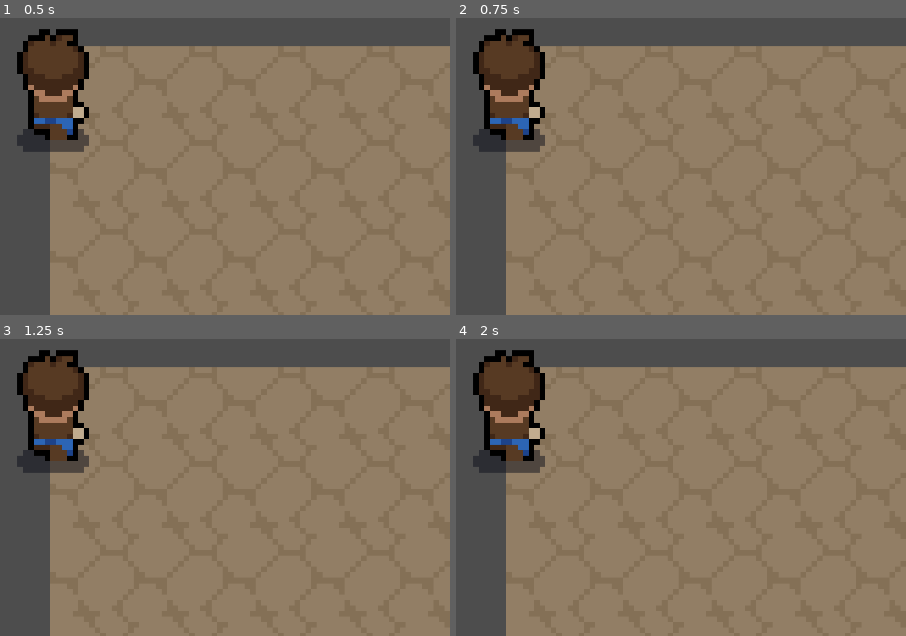
Above: before the commit, frames 1-4 (two rows, left to right).
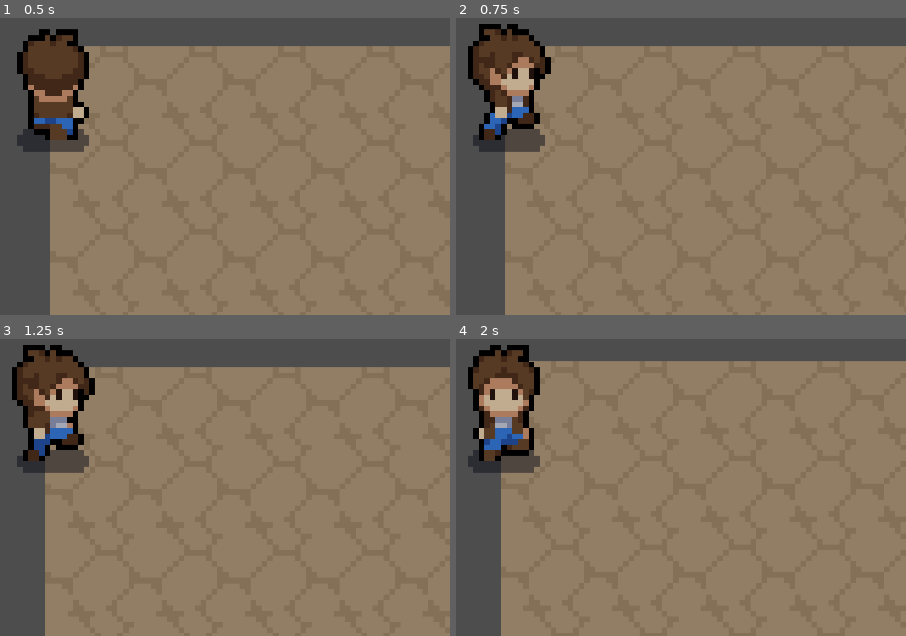
Above: after the commit, the same moments.

Repository: Cowelist/Sosse-sompen
Game: Godot game, scene res://Scene/Characters/Main_player/tesmap.tscn
The game is run twice, just before and just after one commit, with the same random seed, the same clock (stepped at 60 frames per second) and the same inputs.
Inputs:
- Up to frame 1 (0.5 s): no input
- Up to frame 2 (0.75 s): tap Enter at 0.5 s; hold D (dir_Right) from 0.53 s (still down)
- Up to frame 3 (1.25 s): keep holding D (dir_Right)
- Up to frame 4 (2 s): release D (dir_Right) at 1.28 s; hold S (dir_Down) from 1.28 s (still down)

Frame 1 is identical in both runs. In frame 2, 3.5% of the frame differs, in the area x 2-22%, y 2-100%; in frame 3, 4.2%; in frame 4, 6.5%, in the area x 2-100%, y 2-100%.
Error before the commit: Parse Error: Expected expression after "or" operator. (res://Script/Character/Main_player/basic_player_mechanics.gd:32)

Commit message:
main player script
Har begynt med å lage en akselerasjon movment og endret litt på basic movment WASD. Det er nå færre if statment og ser litt bedre ut, men ellers ikke så mye annet endringer.

Diff:
--- a/Script/Character/Main_player/basic_player_mechanics.gd
+++ b/Script/Character/Main_player/basic_player_mechanics.gd
@@ -5,35 +5,49 @@
 
 var current_direction = "none"
 
+
 #Funksjonen er for spiller bevegelsen
 func _physics_process(delta):
 	var move_direction = Vector2.ZERO
+
 	const W_key = "dir_Up"
-	const A_key = "dir_Down"
+	const A_key = "dir_Left"
+	const S_key = "dir_Down"
+	const D_key = "dir_Right"
+	const WASD = [W_key, A_key, S_key, D_key]
 
+	var input_pressed = false
 
-	if Input.is_action_pressed("dir_Right"):
-		current_direction = "left"
-		play_anim(1)
-		move_direction.x += 1
-	elif Input.is_action_pressed("dir_Left"):
-		current_direction = "right"
-		play_anim(1)
-		move_direction.x -= 1
-	if Input.is_action_pressed("dir_Down"):
-		current_direction = "down"
-		play_anim(1)
-		move_direction.y += 1
-	elif Input.is_action_pressed("dir_Up"):
-		current_direction = "up"
-		play_anim(1)
-		move_direction.y -= 1
-
-	if Input.is_action_pressed("dir_Down" or )
-
-
-	velocity = Vector2(move_direction * speed)
-	move_and_slide()
+	for movment in WASD:
+		if Input.is_action_pressed(movment) and not input_pressed:
+			input_pressed = true
+			match movment:
+				W_key:
+					current_direction = "up"
+					play_anim(1)
+					move_direction.y -= 1
+				A_key:
+					current_direction = "left"
+					play_anim(1)
+					move_direction.x -= 1
+				S_key:
+					current_direction = "down"
+					play_anim(1)
+					move_direction.y += 1
+				D_key:
+					current_direction = "right"
+					play_anim(1)
+					move_direction.x += 1
+			#elif:
+	for action in WASD:
+		if Input.is_action_pressed(action) and speed <= max_speed:
+			speed += 1
+			print("+speed")
+		elif !Input.is_action_pressed(action) and speed >= 0:
+			speed -= 0.4
+			print("-speed")
+		velocity = Vector2(move_direction * speed)
+		move_and_slide()
 
 
 
@@ -43,19 +57,17 @@
 	var animation = $AnimatedSprite2D
 
 	if dir == "right":
+		animation.flip_h = false
+		if movment == 1:
+			animation.play("walk_side")
+		elif movment == 0:
+			animation.play("idle_side")
+
+	if dir == "left":
 		animation.flip_h = true
 		if movment == 1:
 			animation.play("walk_side")
 		elif movment == 0:
-			multi_bind -= 1
-			animation.play("idle_side")
-
-	if dir == "left":
-		animation.flip_h = false
-		if movment == 1:
-			animation.play("walk_side")
-		elif movment == 0:
-			multi_bind -= 1
 			animation.play("idle_side")
 
 	if dir == "up":
@@ -63,7 +75,6 @@
 		if movment == 1:
 			animation.play("walk_back")
 		elif movment == 0:
-			multi_bind -= 1
 			animation.play("idle_back")
 
 	if dir == "down":
@@ -71,5 +82,4 @@
 		if movment == 1:
 			animation.play("walk_front")
 		elif movment == 0:
-			multi_bind -= 1
 			animation.play("idle_front")
Not shown, added: Scene/Characters/Main_player/pla7C04.tmp
Not shown, added: Scene/Characters/Main_player/pla9A6C.tmp
Not shown, added: Scene/Characters/Main_player/plaB6B8.tmp
Not shown, added: Scene/Characters/Main_player/plaC496.tmp
Not shown, added: Scene/Characters/Main_player/plaC898.tmp
Not shown, added: Scene/Characters/Main_player/plaD83B.tmp
